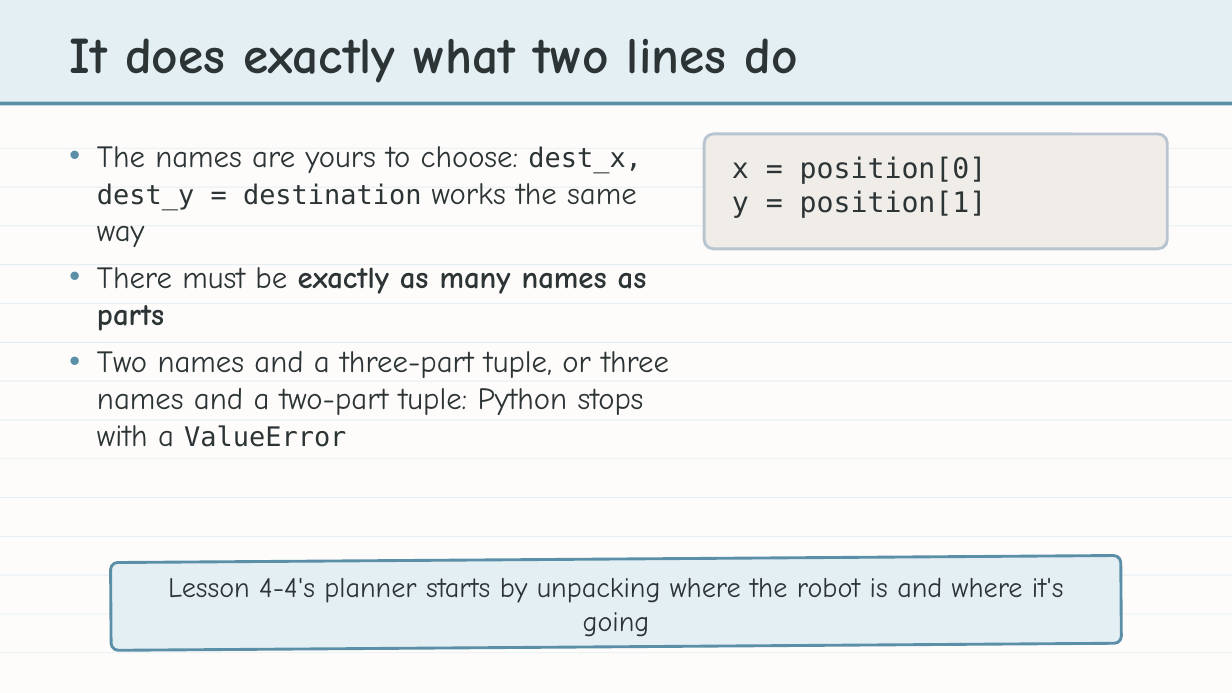
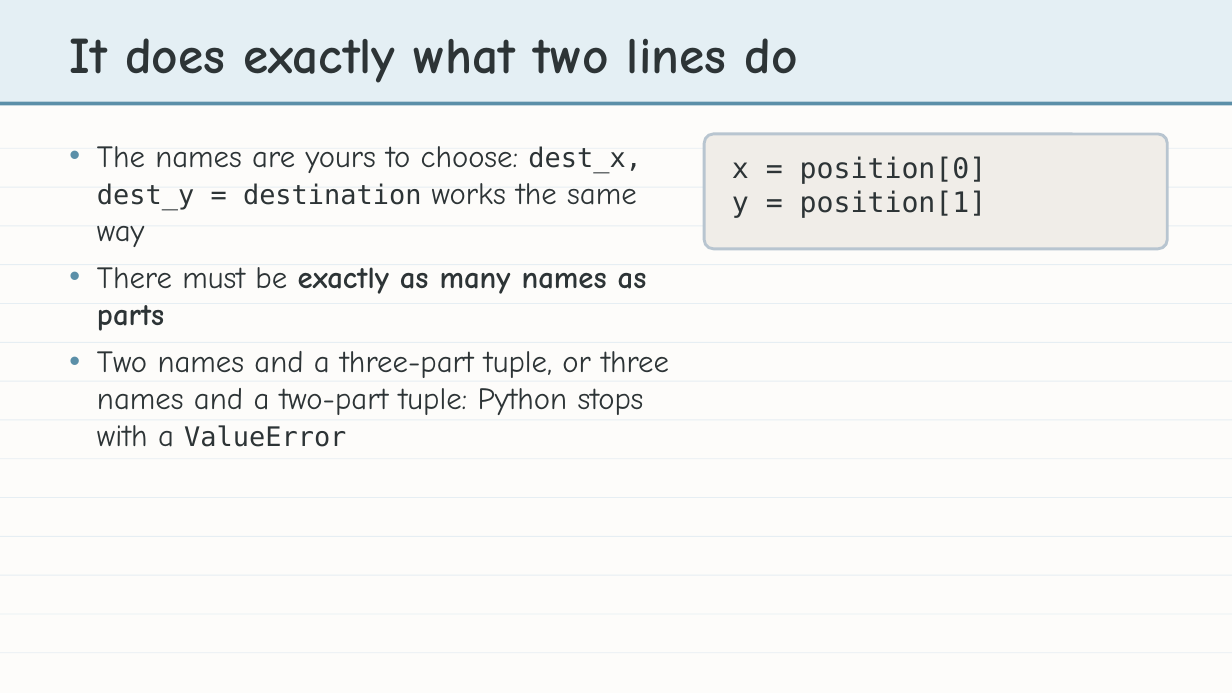
Before and after one commit to bradamiller/LearningPython, a slide deck: slide 8 of static/slides/module-04-manhattan/module-4-lesson-02-tuples.pptx. Drawn at 1232x693 pixels with LibreOffice and Linux fonts; fonts in the diff are those of the drawing. Boxes give left, top, right and bottom in pixels: in the first picture for what was removed or moved away, otherwise in the second. Text is boxed around its words. In the diff, an @@ line names an element or a change of style, - is before the commit and + after.

```diff
--- a/static/slides/module-04-manhattan/module-4-lesson-02-tuples.pptx
+++ b/static/slides/module-04-manhattan/module-4-lesson-02-tuples.pptx
@@ rounded rectangle removed at (x1=111, y1=556, x2=1121, y2=650) @@
@@ text removed at (x1=168, y1=577, x2=1064, y2=637) @@
-Lesson 4-4's planner starts by unpacking where the robot is and where it's going
```
Also in this commit, not shown: 2 other files.
